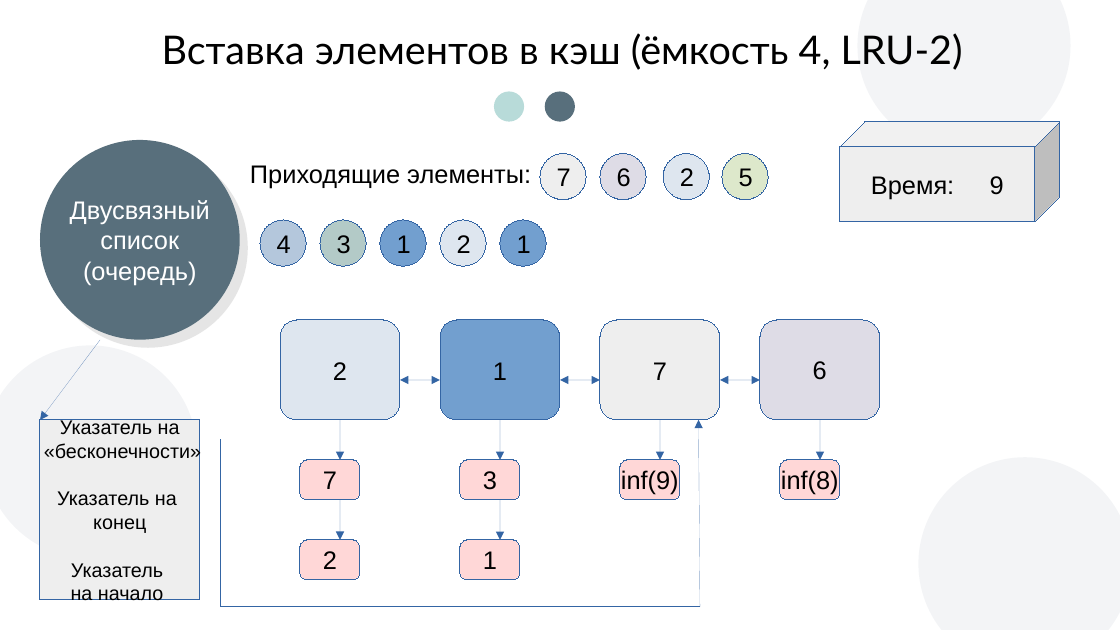
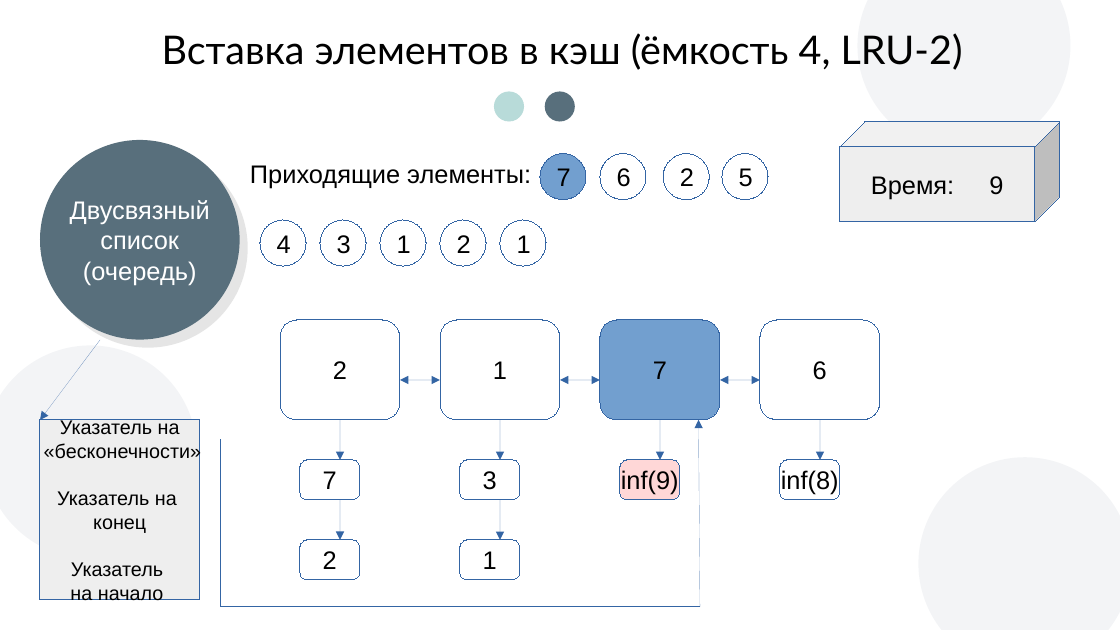
Before and after one commit to andreyStrachuk/LRU-K, a slide deck: slide 22 of Theory/Презентация LRU-K.pptx. Drawn at 1120x630 pixels with LibreOffice and Linux fonts; fonts in the diff are those of the drawing; background and template pictures are left out. Boxes give left, top, right and bottom in pixels: in the first picture for what was removed or moved away, otherwise in the second. Text is boxed around its words. In the diff, an @@ line names an element or a change of style, - is before the commit and + after.

Commit message:
change colors

```diff
--- a/Theory/Презентация LRU-K.pptx
+++ b/Theory/Презентация LRU-K.pptx
@@ ellipse "7" at <box>540,153,585,199</box>: fill #EEEEEE to #729FCF @@
@@ ellipse "6" at <box>601,153,646,199</box>: fill #DEDCE6 to #FFFFFF @@
@@ ellipse "2" at <box>664,153,709,199</box>: fill #DEE6EF to #FFFFFF @@
@@ ellipse "5" at <box>723,153,768,199</box>: fill #DDE8CB to #FFFFFF @@
@@ ellipse "4" at <box>260,221,306,266</box>: fill #B4C7DC to #FFFFFF @@
@@ ellipse "3" at <box>320,221,366,266</box>: fill #B3CAC7 to #FFFFFF @@
@@ ellipse "1" at <box>380,221,426,266</box>: fill #729FCF to #FFFFFF @@
@@ ellipse "2" at <box>440,221,486,266</box>: fill #DEE6EF to #FFFFFF @@
@@ ellipse "1" at <box>500,221,546,266</box>: fill #729FCF to #FFFFFF @@
@@ freeform shape "2" at <box>281,320,400,420</box>: fill #DEE6EF to #FFFFFF; outline redrawn @@
@@ freeform shape "1" at <box>440,320,560,420</box>: fill #729FCF to #FFFFFF; outline redrawn @@
@@ freeform shape "7" at <box>601,320,721,420</box>: fill #EEEEEE to #729FCF; outline redrawn @@
@@ freeform shape "6" at <box>760,320,880,420</box>: fill #DEDCE6 to #FFFFFF @@
@@ fill #FFD7D7 to #FFFFFF; outline redrawn in 5 elements at <box>300,460,360,500</box>, <box>460,460,520,500</box>, <box>300,540,360,579</box>, <box>781,460,841,500</box>, <box>460,540,520,579</box> @@
```
Also in this commit, not shown: 12 other slides changed.
